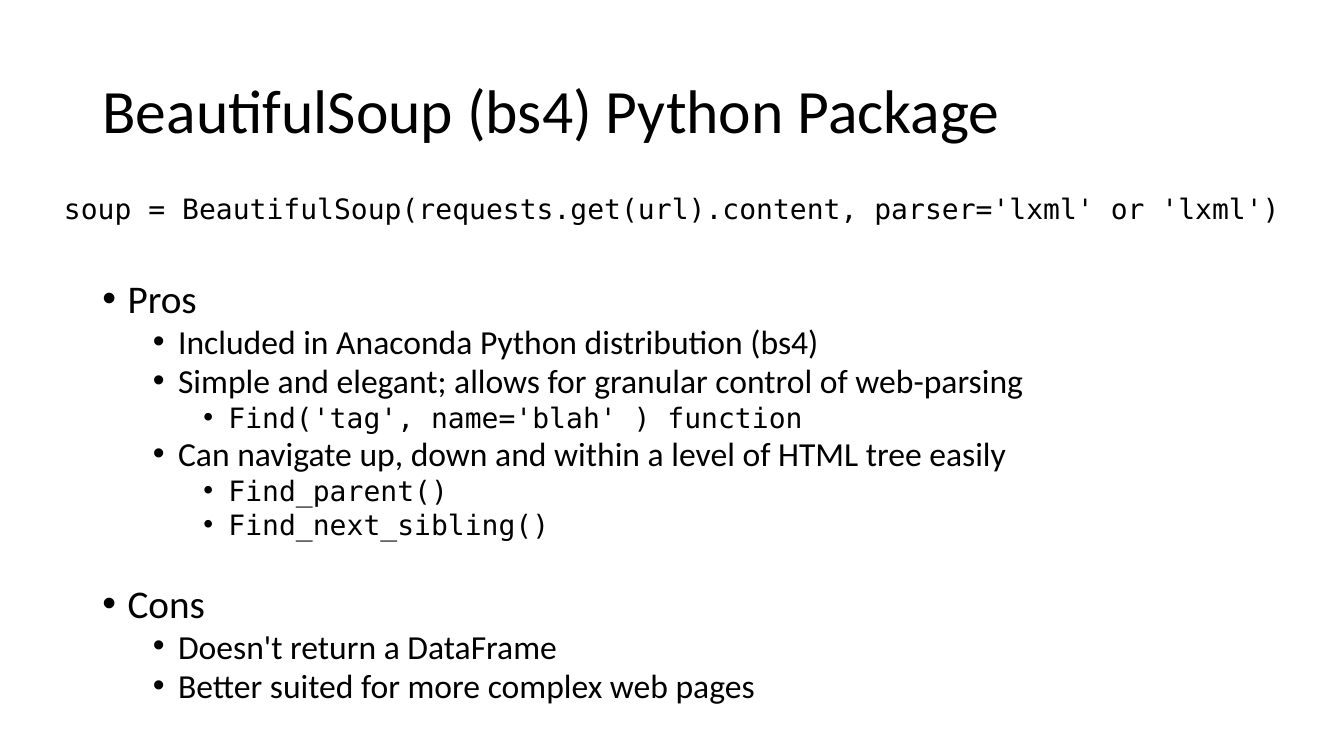
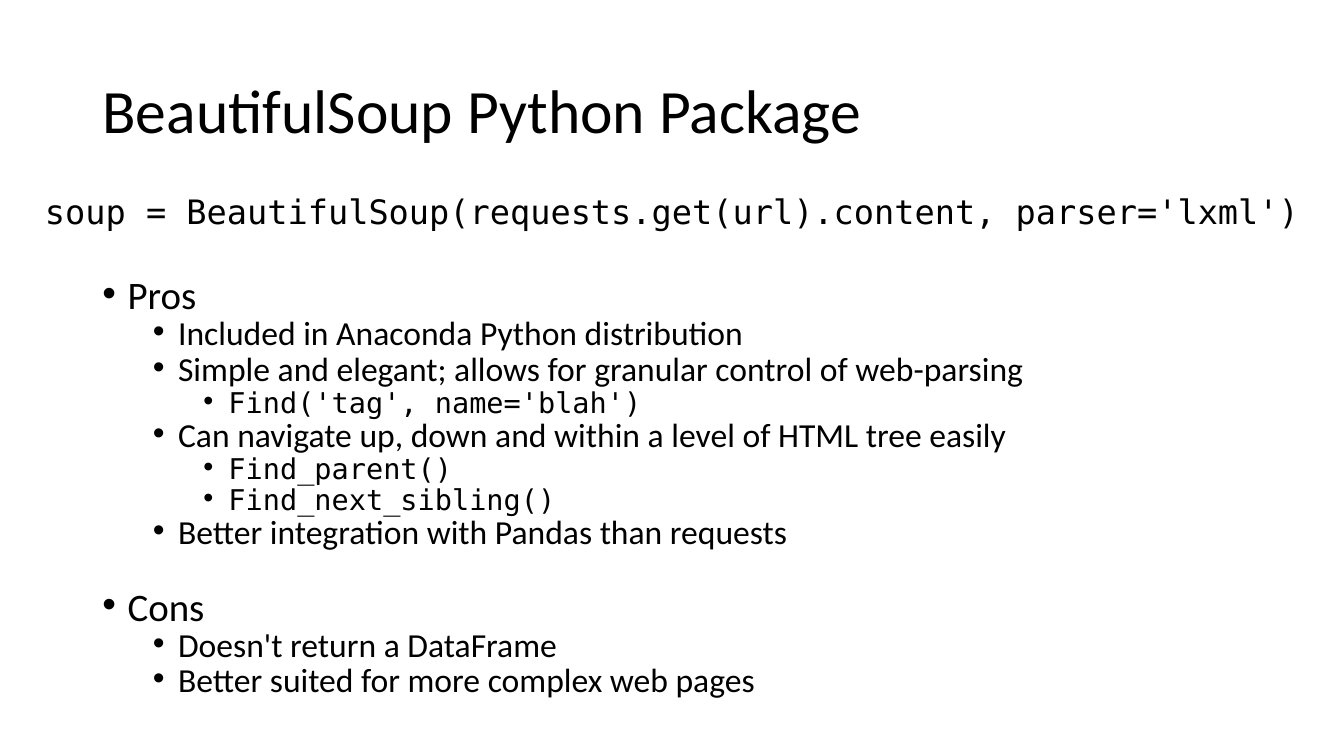
Before and after one commit to toddschultz/DegreesOfClimateChange, a slide deck: slide 16 of doc/design/TechnologyReview.pptx (slide 17 before the commit). Drawn at 1344x756 pixels with LibreOffice and Linux fonts; fonts in the diff are those of the drawing. Boxes give left, top, right and bottom in pixels: in the first picture for what was removed or moved away, otherwise in the second. Text is boxed around its words. In the diff, an @@ line names an element or a change of style, - is before the commit and + after.

```diff
--- a/doc/design/TechnologyReview.pptx
+++ b/doc/design/TechnologyReview.pptx
@@ title at (102,90,861,144): text changed @@
-BeautifulSoup (bs4) Python Package
+BeautifulSoup Python Package
@@ text at (45,198,1299,232): text changed; size 20 to 24 pt @@
-soup = BeautifulSoup(requests.get(url).content, parser='lxml' or 'lxml')
+soup = BeautifulSoup(requests.get(url).content, parser='lxml')
@@ text at (128,284,1023,698): size 28 to 27.8 pt in "Pros", "Cons"; size 24 to 24.1 pt in "Simple and elegant; allows for granular control ...", "Can navigate up, down and within a ...", "Doesn't return a DataFrame", "Better suited for more complex web pages"; size 20 to 20.4 pt in "Find_parent()", "Find_next_sibling()"; line spacing 0.8 to 0.7 @@
@@ text at (178,321,743,351): text changed; size 24 to 24.1 pt @@
-  • Included in Anaconda Python distribution (bs4)
+  • Included in Anaconda Python distribution
@@ text at (228,391,641,419): text changed; size 20 to 20.4 pt @@
-    • Find('tag', name='blah' ) function
+    • Find('tag', name='blah')
@@ text at (178,520,787,550): paragraph added @@
+  • Better integration with Pandas than requests
```
Also in this commit, not shown: 6 other slides changed, 1 slide removed.
